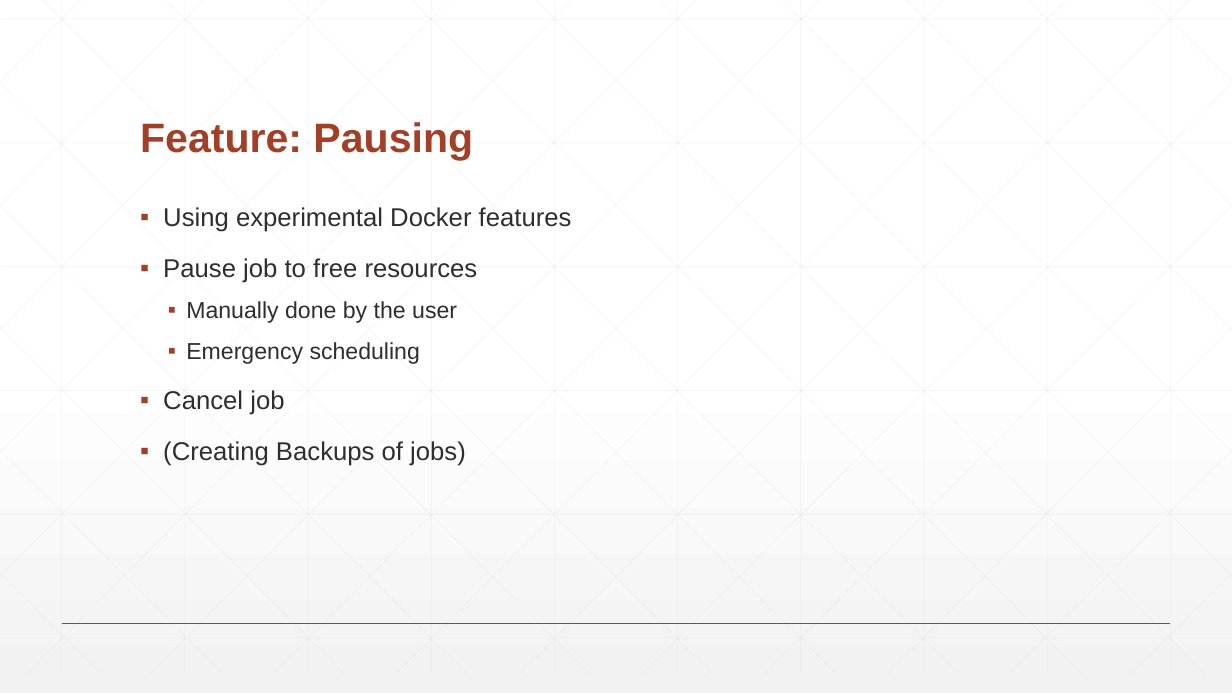
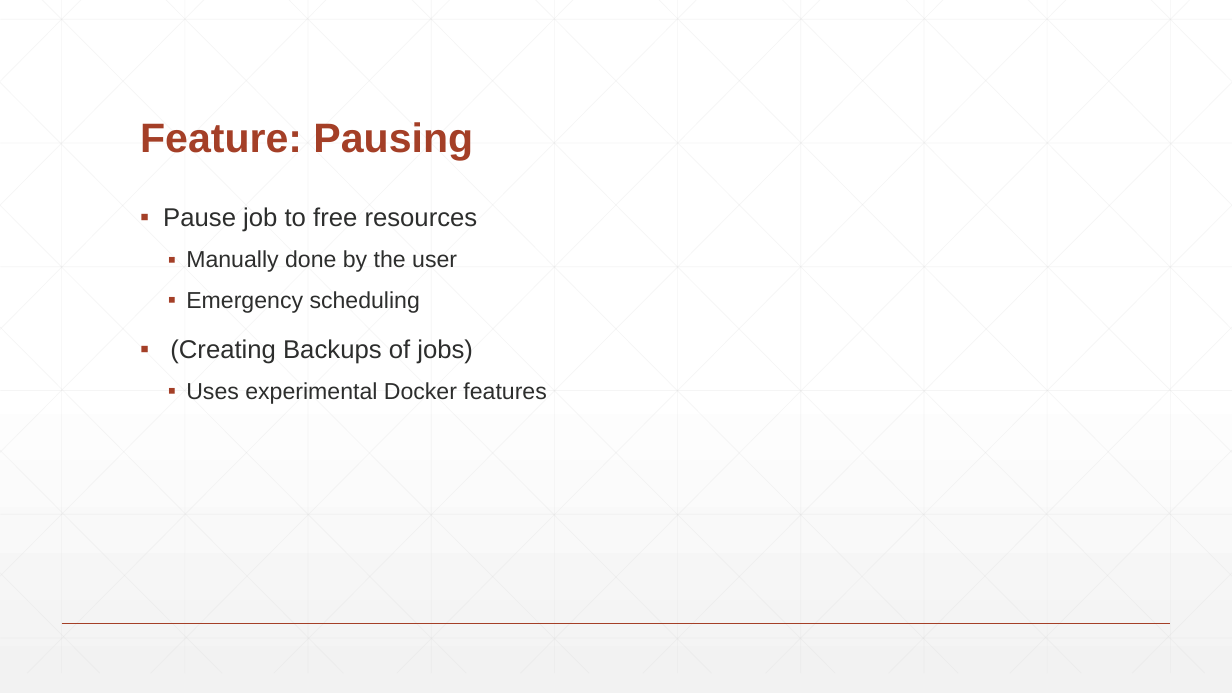
Before and after one commit to balancedbanana/Dokumentation, a slide deck: slide 10 of Abschluss/Presentation/Balanced Banana.pptm. Drawn at 1232x693 pixels with LibreOffice and Linux fonts; fonts in the diff are those of the drawing. Boxes give left, top, right and bottom in pixels: in the first picture for what was removed or moved away, otherwise in the second. Text is boxed around its words. In the diff, an @@ line names an element or a change of style, - is before the commit and + after.

```diff
--- a/Abschluss/Presentation/Balanced Banana.pptm
+++ b/Abschluss/Presentation/Balanced Banana.pptm
@@ text at <box>163,207,572,232</box>: paragraph removed @@
-▪ Using experimental Docker features
@@ text at <box>186,382,546,404</box>: paragraph added @@
+  ▪ Uses experimental Docker features
@@ text at <box>163,390,284,415</box>: paragraph removed @@
-▪ Cancel job
```
Also in this commit, not shown: 3 other slides changed, 3 slides added, 2 slides removed.
